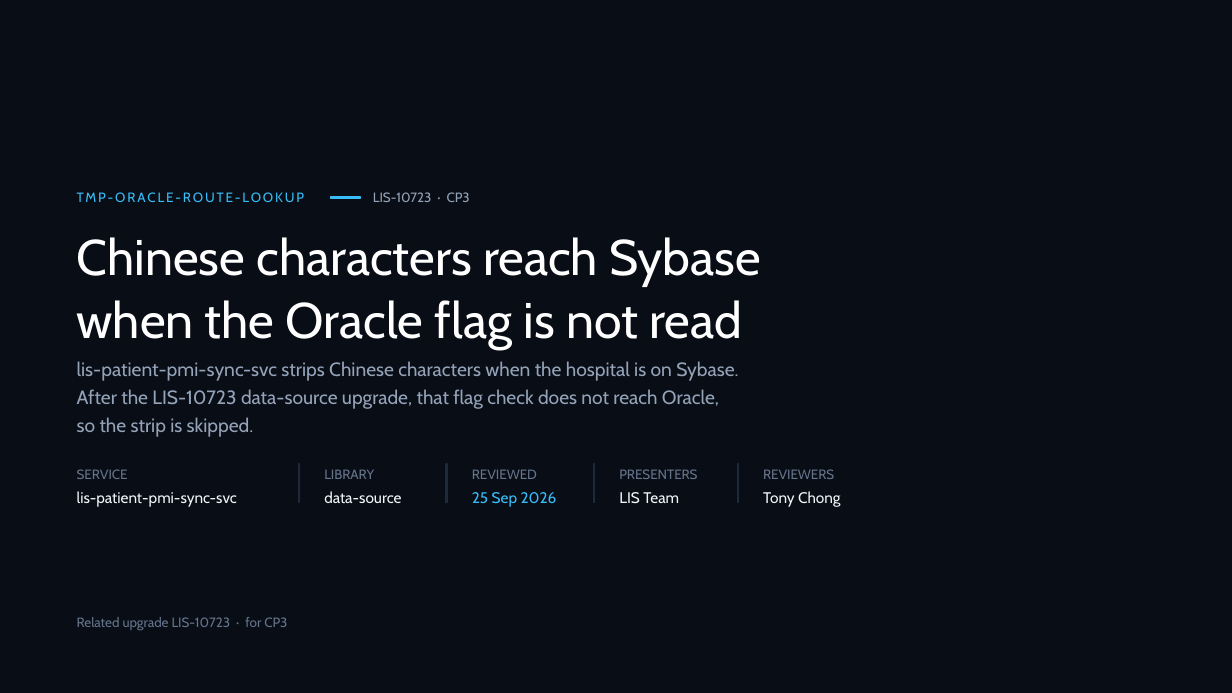
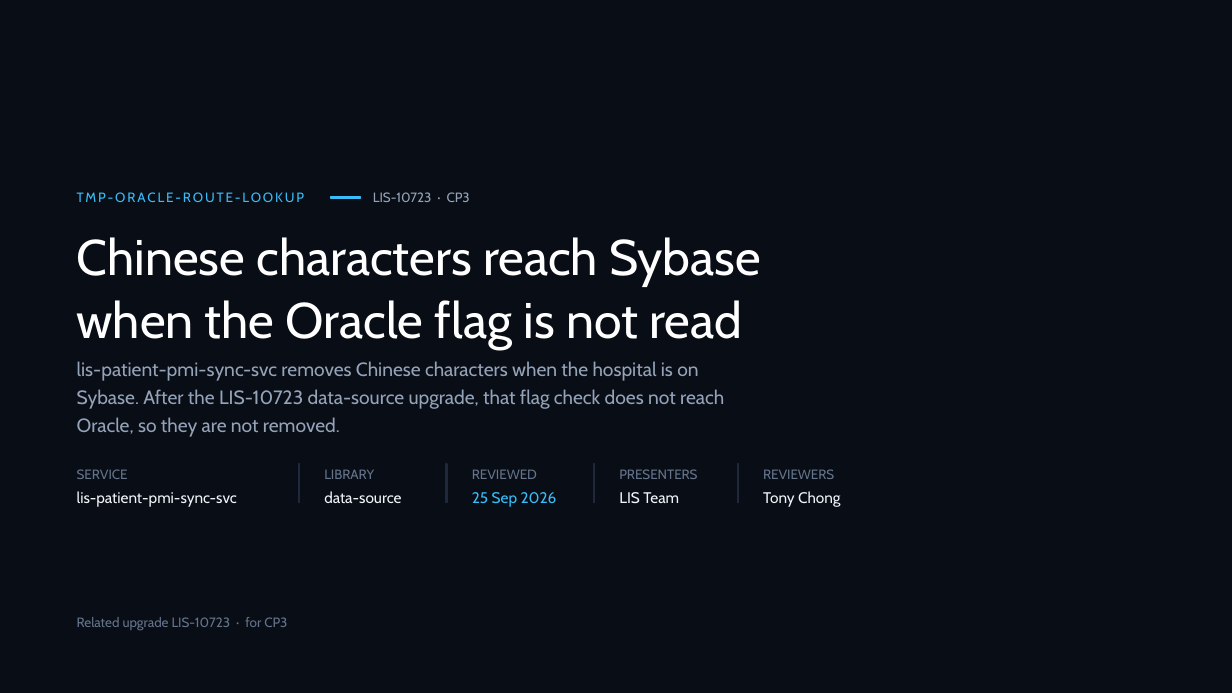
Before and after one commit to DragonChong/HA-Notes, a slide deck: slide 1 of SDLC/Projects/TMP-oracle-route-lookup — Oracle route lookup/assets/Oracle route lookup.pptx. Drawn at 1232x693 pixels with LibreOffice and Linux fonts; fonts in the diff are those of the drawing. Boxes give left, top, right and bottom in pixels: in the first picture for what was removed or moved away, otherwise in the second. Text is boxed around its words. In the diff, an @@ line names an element or a change of style, - is before the commit and + after.

```diff
--- a/SDLC/Projects/TMP-oracle-route-lookup — Oracle route lookup/assets/Oracle route lookup.pptx
+++ b/SDLC/Projects/TMP-oracle-route-lookup — Oracle route lookup/assets/Oracle route lookup.pptx
@@ text at box(77, 361, 724, 437): text changed @@
-lis-patient-pmi-sync-svc strips Chinese characters when the hospital is on Sybase. After the LIS-10723 data-source upgrade, that flag check does not reach Oracle, so the strip is skipped.
+lis-patient-pmi-sync-svc removes Chinese characters when the hospital is on Sybase. After the LIS-10723 data-source upgrade, that flag check does not reach Oracle, so they are not removed.
```
Also in this commit, not shown: 4 other slides changed, 4 other files.
